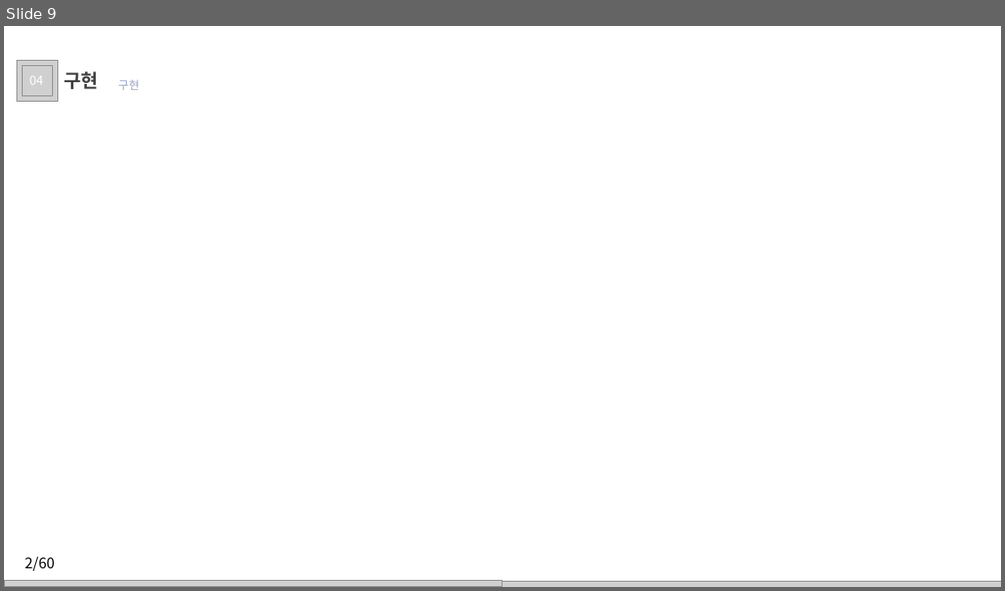
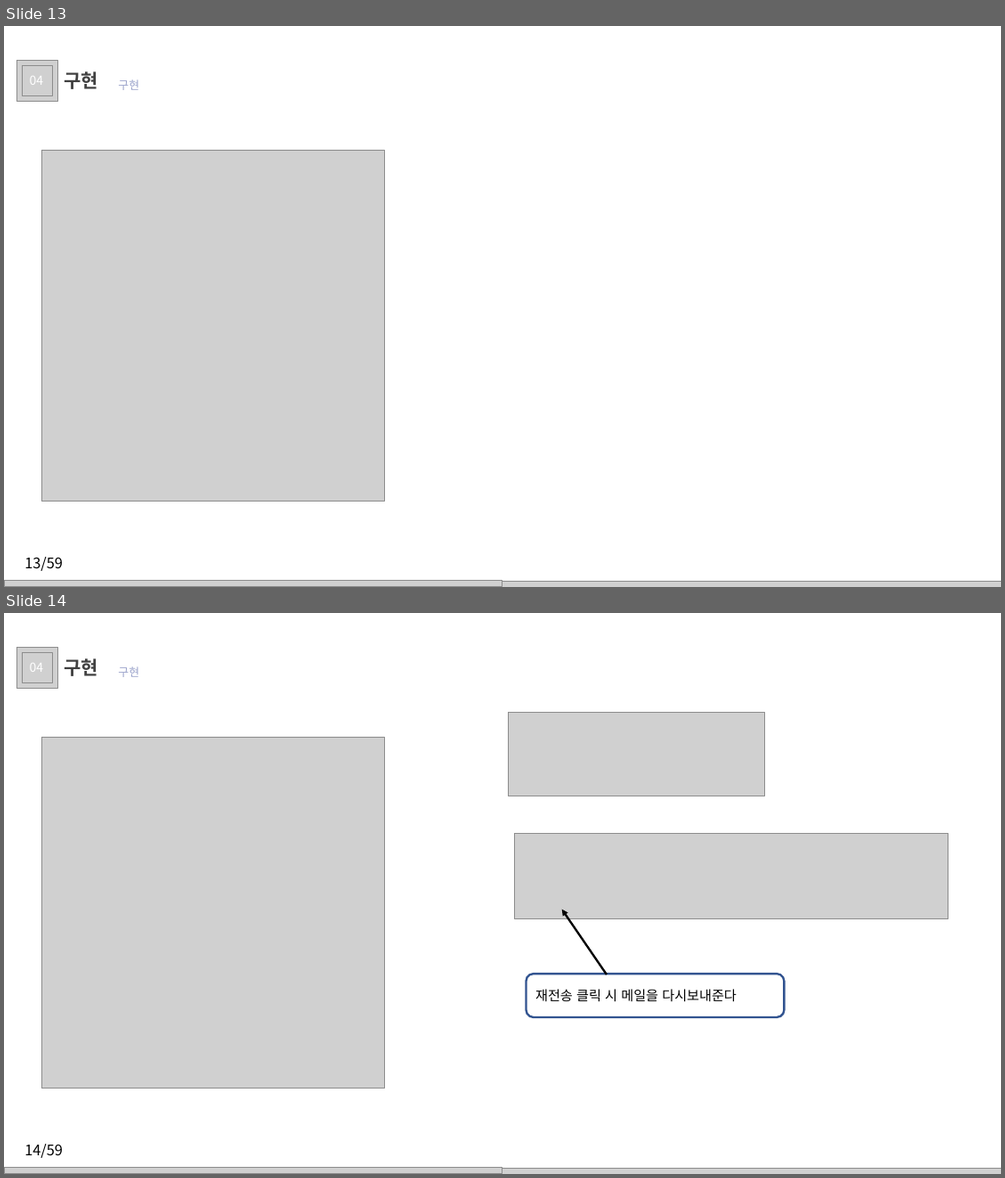
Before and after one commit to juhyeonjong2/EzenCompany, a slide deck: Documents/8. 발표/2. 최종발표/이젠컴퍼니.pptx. Shown one above the other, each under a label of ours: slide 9 before the commit, slides 13 and 14 after it. The pictures are 1005x591 and 1005x1178 pixels, drawn with LibreOffice and Linux fonts; fonts in the diff are those of the drawing; grey boxes stand for pictures; background and template pictures are left out. Boxes give left, top, right and bottom in pixels: in the first picture for what was removed or moved away, otherwise in the second. Text is boxed around its words. In the diff, an @@ line names an element or a change of style, - is before the commit and + after.

```diff
--- a/Documents/8. 발표/2. 최종발표/이젠컴퍼니.pptx
+++ b/Documents/8. 발표/2. 최종발표/이젠컴퍼니.pptx
@@ slide 14 added at <box>4,613,1001,1174</box>, background picture (left out) @@
@@ picture added at <box>17,648,57,688</box> @@
@@ picture added at <box>22,653,53,683</box> @@
@@ text added at <box>30,663,44,672</box>, 12 pt, text #FFFFFF @@
+04
@@ text added at <box>64,658,98,676</box>, 18 pt, text #404040, bold @@
+구현
@@ text added at <box>118,666,139,677</box>, 11 pt, text #9BA3CB @@
+구현
@@ picture added at <box>509,712,764,796</box> @@
@@ picture added at <box>41,737,385,1088</box> @@
@@ picture added at <box>515,834,948,919</box> @@
@@ arrow added from (607, 974) to (562, 909), #000000 2 pt @@
@@ rounded rectangle added at <box>526,973,784,1017</box>, fill #FFFFFF, outline #325491 2 pt, 13 pt, text #000000 @@
+재전송 클릭 시 메일을 다시보내준다
@@ text added at <box>24,1143,63,1158</box>, 14 pt, text #000000 @@
+14/59
@@ picture added at <box>4,1167,1001,1174</box> @@
@@ picture added at <box>4,1167,502,1174</box> @@
@@ what was slide 9 is now slide 13 @@
@@ slide 13 changed as well @@
@@ picture added at <box>41,150,385,501</box> @@
@@ text at <box>24,556,63,571</box>: text changed @@
-2/60
+13/59
```
Also in this commit, not shown: 9 other slides changed, 47 other slides added.
